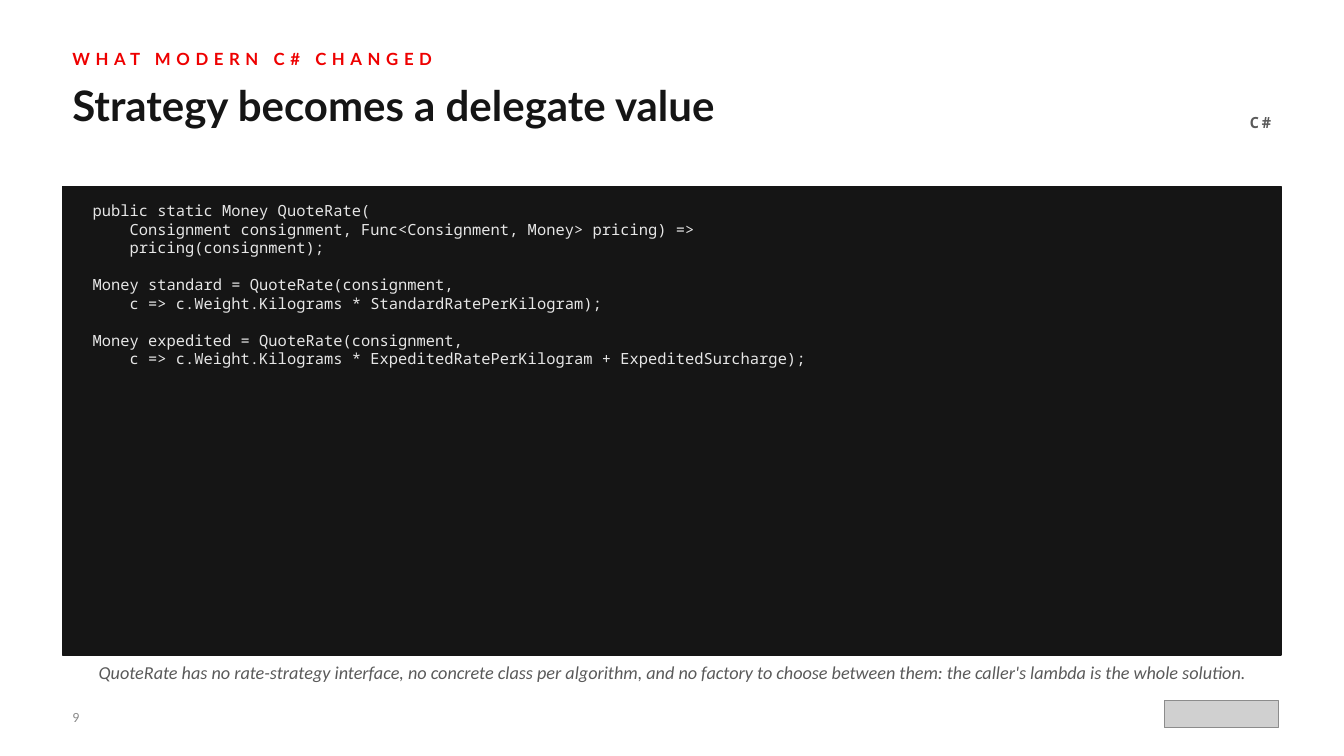
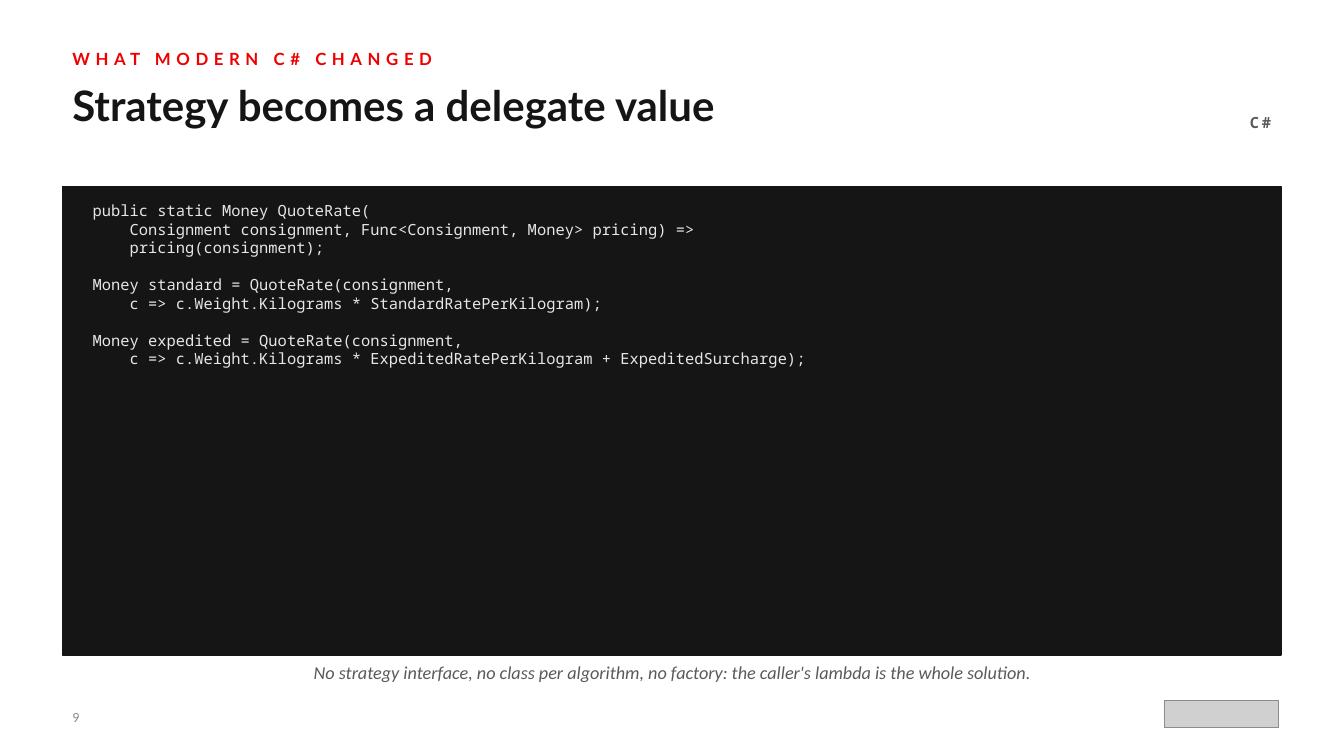
Before and after one commit to patterncatalyst/csharp-design-patterns, a slide deck: slide 9 of presentation/csharp-design-patterns-101-patterns-and-solid.pptx. Drawn at 1344x756 pixels with LibreOffice and Linux fonts; fonts in the diff are those of the drawing; grey boxes stand for pictures. Boxes give left, top, right and bottom in pixels: in the first picture for what was removed or moved away, otherwise in the second. Text is boxed around its words. In the diff, an @@ line names an element or a change of style, - is before the commit and + after.

Commit message:
fix(r25): deck 101 QA repairs — slide 7/13 bullet overflow, slide 9/10/17 captions, voice nits

```diff
--- a/presentation/csharp-design-patterns-101-patterns-and-solid.pptx
+++ b/presentation/csharp-design-patterns-101-patterns-and-solid.pptx
@@ text at <box>314,666,1030,682</box>: text changed @@
-QuoteRate has no rate-strategy interface, no concrete class per algorithm, and no factory to choose between them: the caller's lambda is the whole solution.
+No strategy interface, no class per algorithm, no factory: the caller's lambda is the whole solution.
```
Also in this commit, not shown: 4 other slides changed, 1 other file.
